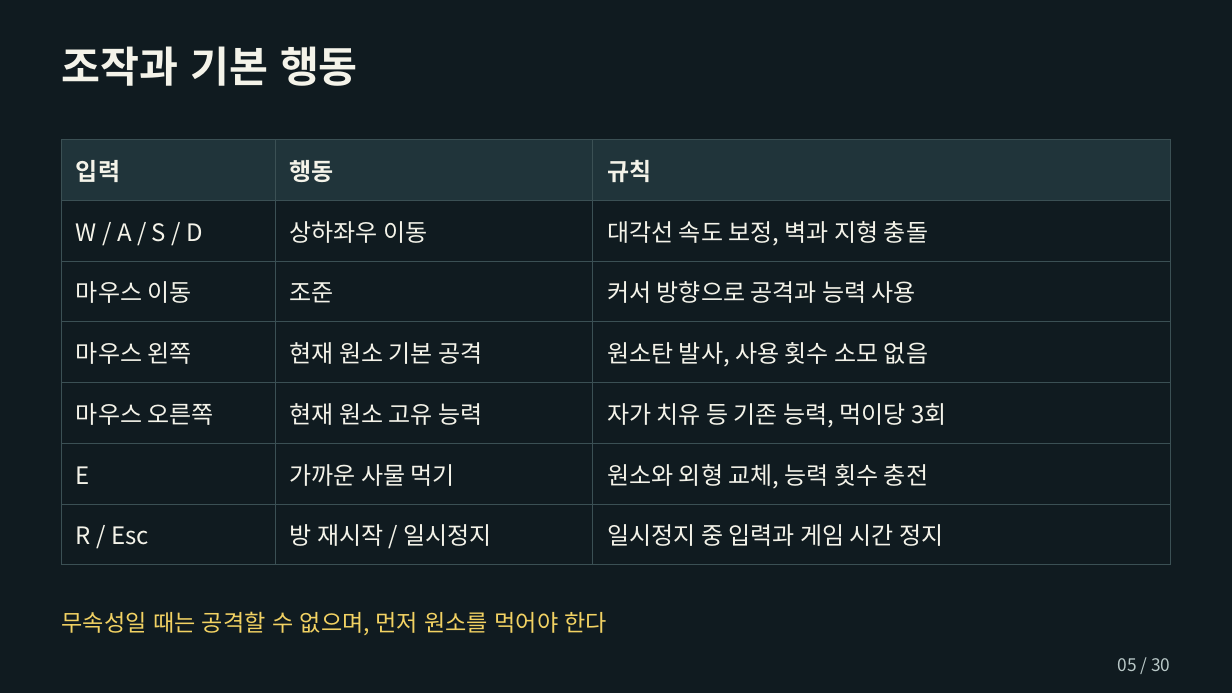
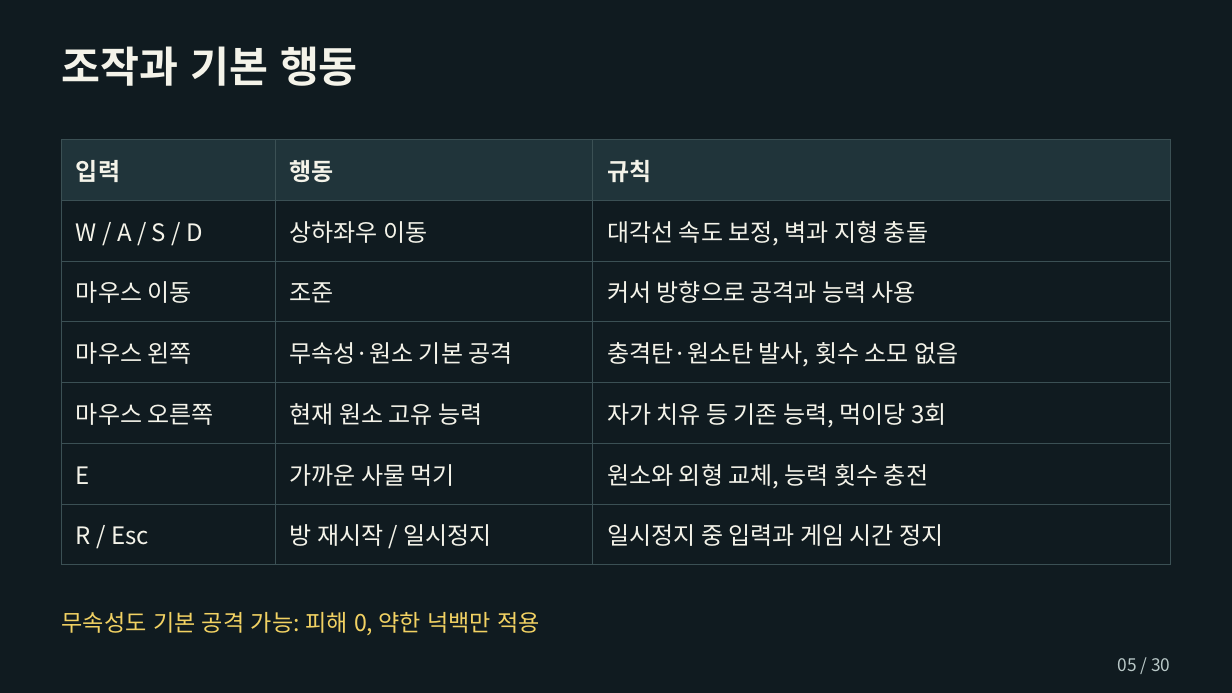
Before and after one commit to chanwhee0330/element-eater, a slide deck: slide 5 of outputs/planning/엘리먼트_이터_기획서_허찬휘.pptx. Drawn at 1232x693 pixels with LibreOffice and Linux fonts; fonts in the diff are those of the drawing. Boxes give left, top, right and bottom in pixels: in the first picture for what was removed or moved away, otherwise in the second. Text is boxed around its words. In the diff, an @@ line names an element or a change of style, - is before the commit and + after.

```diff
--- a/outputs/planning/엘리먼트_이터_기획서_허찬휘.pptx
+++ b/outputs/planning/엘리먼트_이터_기획서_허찬휘.pptx
@@ table at bbox=[62, 140, 1171, 565] @@
-row 4, column 2: 현재 원소 기본 공격
+row 4, column 2: 무속성·원소 기본 공격
-row 4, column 3: 원소탄 발사, 사용 횟수 소모 없음
+row 4, column 3: 충격탄·원소탄 발사, 횟수 소모 없음
@@ text at bbox=[62, 612, 541, 635]: text changed @@
-무속성일 때는 공격할 수 없으며, 먼저 원소를 먹어야 한다
+무속성도 기본 공격 가능: 피해 0, 약한 넉백만 적용
```
Also in this commit, not shown: 27 other files.
